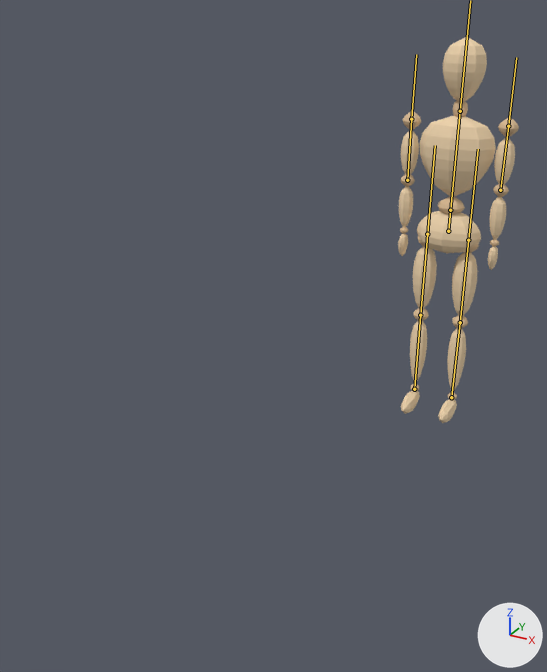
Before and after pictures for a commit that changed the glTF model website/assets/models/character.gltf.
Rendered twice from a 50 mm camera at (0.96, -3.47, 1.94) aimed at (-0.19, -1.37, 0.89). Lighting does not change. The marker at lower right points along +X, +Y and +Z. The first picture is the older version. The bones that bend it are drawn over the model as lines.

In view in the first picture: 'body'.
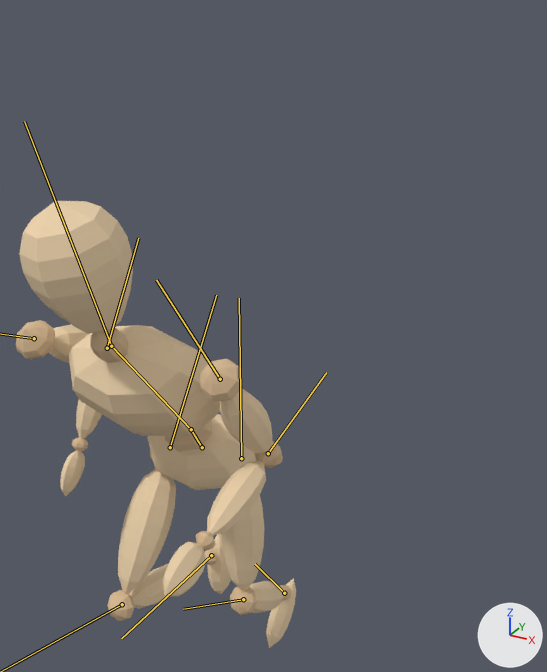
The newer file adds an action. The first version stands in its rest pose; the second is drawn at frame 13 of the action 'run'.

Where the change shows, as pixel boxes [x1, y1, x2, y2] in the pictures (547 x 672 px):
```json
{"object": "body", "change": "posed", "before": [398, 37, 519, 423], "after": [16, 201, 296, 648], "on screen": "130% wider, 16% taller"}
{"bone": "pelvis", "before": "(448, 231) to (450, 210)", "after": "(202, 447) to (191, 429)"}
{"bone": "torso", "before": "(450, 210) to (460, 111)", "after": "(191, 429) to (111, 346)"}
{"bone": "head", "before": "(460, 111) to (470, 0)", "after": "(111, 346) to (24, 121)"}
{"bone": "upperArmLeft", "before": "(508, 126) to (516, 57)", "after": "(220, 379) to (156, 280)"}
{"bone": "forearmLeft", "before": "(500, 190) to (508, 126)", "after": "(268, 453) to (326, 372)"}
{"bone": "forearmRight", "before": "(407, 180) to (411, 119)", "after": "(107, 348) to (138, 238)"}
{"bone": "thighLeft", "before": "(468, 240) to (478, 149)", "after": "(241, 458) to (239, 298)"}
{"bone": "shinLeft", "before": "(460, 322) to (468, 240)", "after": "(243, 599) to (183, 609)"}
{"bone": "footLeft", "before": "(451, 397) to (460, 322)", "after": "(284, 593) to (255, 564)"}
{"bone": "thighRight", "before": "(427, 234) to (435, 145)", "after": "(170, 447) to (216, 295)"}
{"bone": "footRight", "before": "(414, 389) to (420, 315)", "after": "(211, 555) to (121, 638)"}
```

The change, as JSON lines over the scene's bpy script:
```json
{"block": "bone_pelvis", "where": "bone_pelvis = bpy.data.objects['character'].pose.bones['pelvis']"}
{"op": "set", "path": "bone_pelvis.location", "old": "(0.0, 0.0, 0.0)", "new": "(0.0, -0.048, 2.101)"}
{"op": "set", "path": "bone_pelvis.rotation_quaternion", "old": "(1.0, 0.0, 0.0, 0.0)", "new": "(0.954, 0.285, 0.093, -0.011)", "note": "degrees (0, 0, 0) -> degrees (33, 11, 2)"}
{"block": "bone_torso", "where": "bone_torso = bpy.data.objects['character'].pose.bones['torso']  # child of 'pelvis'"}
{"op": "set", "path": "bone_torso.rotation_quaternion", "old": "(1.0, 0.0, 0.0, 0.0)", "new": "(0.997, 0.059, -0.053, 0.011)", "note": "degrees (0, 0, 0) -> degrees (7, -6, 1)"}
{"block": "bone_head", "where": "bone_head = bpy.data.objects['character'].pose.bones['head']  # child of 'torso'"}
{"op": "set", "path": "bone_head.rotation_quaternion", "old": "(1.0, 0.0, 0.0, 0.0)", "new": "(0.972, -0.226, 0.01, 0.061)", "note": "degrees (0, 0, 0) -> degrees (-26, 3, 7)"}
{"block": "bone_upperarmleft", "where": "bone_upperarmleft = bpy.data.objects['character'].pose.bones['upperArmLeft']  # child of 'torso'"}
{"op": "set", "path": "bone_upperarmleft.rotation_quaternion", "old": "(1.0, 0.0, 0.0, 0.0)", "new": "(0.994, -0.079, -0.007, 0.068)", "note": "degrees (0, 0, 0) -> degrees (-9, 0, 8)"}
{"block": "bone_forearmleft", "where": "bone_forearmleft = bpy.data.objects['character'].pose.bones['forearmLeft']  # child of 'upperArmLeft'"}
{"op": "set", "path": "bone_forearmleft.rotation_quaternion", "old": "(1.0, 0.0, 0.0, 0.0)", "new": "(-0.119, 0.103, -0.601, 0.784)", "note": "degrees (0, 0, 0) -> degrees (-75, -1, -162)"}
{"block": "bone_upperarmright", "where": "bone_upperarmright = bpy.data.objects['character'].pose.bones['upperArmRight']  # child of 'torso'"}
{"op": "set", "path": "bone_upperarmright.rotation_quaternion", "old": "(1.0, 0.0, 0.0, 0.0)", "new": "(0.98, 0.197, -0.006, -0.007)", "note": "degrees (0, 0, 0) -> degrees (23, -1, -1)"}
{"block": "bone_forearmright", "where": "bone_forearmright = bpy.data.objects['character'].pose.bones['forearmRight']  # child of 'upperArmRight'"}
{"op": "set", "path": "bone_forearmright.rotation_quaternion", "old": "(1.0, 0.0, 0.0, 0.0)", "new": "(0.71, -0.691, 0.037, -0.094)", "note": "degrees (0, 0, 0) -> degrees (-88, -5, -11)"}
{"block": "bone_thighleft", "where": "bone_thighleft = bpy.data.objects['character'].pose.bones['thighLeft']  # child of 'pelvis'"}
{"op": "set", "path": "bone_thighleft.rotation_quaternion", "old": "(1.0, 0.0, 0.0, 0.0)", "new": "(0.941, -0.335, 0.003, 0.001)", "note": "degrees (0, 0, 0) -> degrees (-39, 0, 0)"}
{"block": "bone_shinleft", "where": "bone_shinleft = bpy.data.objects['character'].pose.bones['shinLeft']  # child of 'thighLeft'"}
{"op": "set", "path": "bone_shinleft.rotation_quaternion", "old": "(1.0, 0.0, 0.0, 0.0)", "new": "(0.874, 0.484, -0.001, 0.009)", "note": "degrees (0, 0, 0) -> degrees (58, -1, 1)"}
{"block": "bone_footleft", "where": "bone_footleft = bpy.data.objects['character'].pose.bones['footLeft']  # child of 'shinLeft'"}
{"op": "set", "path": "bone_footleft.rotation_quaternion", "old": "(1.0, 0.0, 0.0, 0.0)", "new": "(0.99, -0.115, -0.074, -0.006)", "note": "degrees (0, 0, 0) -> degrees (-13, -9, 0)"}
{"block": "bone_thighright", "where": "bone_thighright = bpy.data.objects['character'].pose.bones['thighRight']  # child of 'pelvis'"}
{"op": "set", "path": "bone_thighright.rotation_quaternion", "old": "(1.0, 0.0, 0.0, 0.0)", "new": "(0.838, -0.511, 0.105, -0.159)", "note": "degrees (0, 0, 0) -> degrees (-63, 1, -22)"}
{"block": "bone_shinright", "where": "bone_shinright = bpy.data.objects['character'].pose.bones['shinRight']  # child of 'thighRight'"}
{"op": "set", "path": "bone_shinright.rotation_quaternion", "old": "(1.0, 0.0, 0.0, 0.0)", "new": "(0.611, 0.729, -0.073, 0.298)", "note": "degrees (0, 0, 0) -> degrees (95, -32, 18)"}
{"block": "bone_footright", "where": "bone_footright = bpy.data.objects['character'].pose.bones['footRight']  # child of 'shinRight'"}
{"op": "set", "path": "bone_footright.rotation_quaternion", "old": "(1.0, 0.0, 0.0, 0.0)", "new": "(0.988, 0.116, -0.097, 0.012)", "note": "degrees (0, 0, 0) -> degrees (13, -11, 0)"}
```
